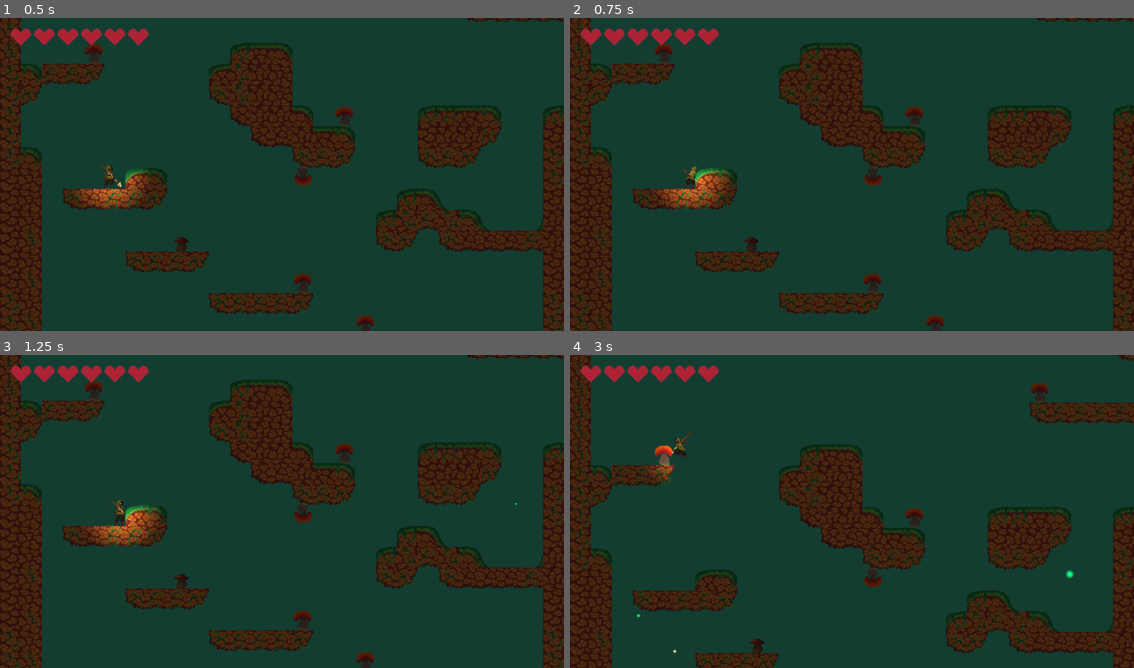
Above: before the commit, frames 1-4 (two rows, left to right).
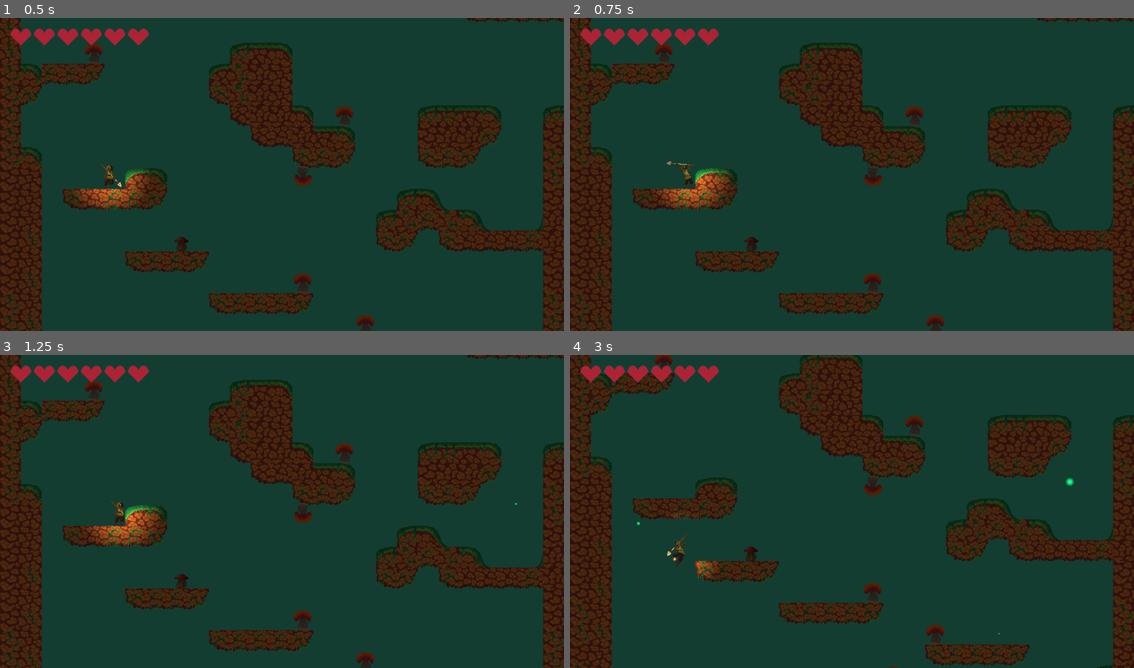
Above: after the commit, the same moments.

Repository: lemilonkh/GameOff23
Game: Godot game, scene res://scenes/main.tscn
The game is run twice, just before and just after one commit, with the same random seed, the same clock (stepped at 60 frames per second) and the same inputs.
Inputs:
- Up to frame 1 (0.5 s): no input
- Up to frame 2 (0.75 s): hold Right (move_right) from 0.53 s (still down); hold K (attack) from 0.53 s (still down)
- Up to frame 3 (1.25 s): keep holding Right (move_right); keep holding K (attack); tap Space (jump) at 0.77 s
- Up to frame 4 (3 s): release K (attack) at 1.28 s; tap Shift at 1.35, 2.85 s; tap Space (jump) at 1.52 s; release Right (move_right) at 2.03 s; hold Left (move_left) 2.03-2.78 s; hold K (attack) 2.03-2.78 s; hold Right (move_right) from 2.78 s (still down)

Frame 1 is identical in both runs. In frame 2, 0.1% of the frame differs, in the area x 17-23%, y 45-55%; in frame 3, less than 0.1%; in frame 4, 34%, in the area x 0-100%, y 0-100%.

Commit message:
Remove anticipation frames in player attacks

Diff:
--- a/scenes/player.tscn
+++ b/scenes/player.tscn
@@ -19,14 +19,6 @@
 [ext_resource type="PackedScene" uid="uid://bcwkugn6v3oy7" path="res://addons/godot_state_charts/utilities/state_chart_debugger.tscn" id="15_1q7el"]
 [ext_resource type="Script" path="res://addons/godot_state_charts/expression_guard.gd" id="18_yaync"]
 
-[sub_resource type="AtlasTexture" id="AtlasTexture_klrp4"]
-atlas = ExtResource("2_j472s")
-region = Rect2(0, 0, 150, 150)
-
-[sub_resource type="AtlasTexture" id="AtlasTexture_5cq7c"]
-atlas = ExtResource("2_j472s")
-region = Rect2(150, 0, 150, 150)
-
 [sub_resource type="AtlasTexture" id="AtlasTexture_c25gt"]
 atlas = ExtResource("2_j472s")
 region = Rect2(300, 0, 150, 150)
@@ -39,14 +31,6 @@
 atlas = ExtResource("2_j472s")
 region = Rect2(600, 0, 150, 150)
 
-[sub_resource type="AtlasTexture" id="AtlasTexture_4n77o"]
-atlas = ExtResource("4_bs8br")
-region = Rect2(0, 0, 150, 150)
-
-[sub_resource type="AtlasTexture" id="AtlasTexture_n58p8"]
-atlas = ExtResource("4_bs8br")
-region = Rect2(150, 0, 150, 150)
-
 [sub_resource type="AtlasTexture" id="AtlasTexture_fln67"]
 atlas = ExtResource("4_bs8br")
 region = Rect2(300, 0, 150, 150)
@@ -195,12 +179,6 @@
 animations = [{
 "frames": [{
 "duration": 1.0,
-"texture": SubResource("AtlasTexture_klrp4")
-}, {
-"duration": 1.0,
-"texture": SubResource("AtlasTexture_5cq7c")
-}, {
-"duration": 1.0,
 "texture": SubResource("AtlasTexture_c25gt")
 }, {
 "duration": 1.0,
@@ -214,12 +192,6 @@
 "speed": 10.0
 }, {
 "frames": [{
-"duration": 1.0,
-"texture": SubResource("AtlasTexture_4n77o")
-}, {
-"duration": 1.0,
-"texture": SubResource("AtlasTexture_n58p8")
-}, {
 "duration": 1.0,
 "texture": SubResource("AtlasTexture_fln67")
 }, {
@@ -391,7 +363,7 @@
 tracks/0/type = "value"
 tracks/0/imported = false
 tracks/0/enabled = true
-tracks/0/path = NodePath("ColorRect:visible")
+tracks/0/path = NodePath("Hurtbox:is_enabled")
 tracks/0/interp = 1
 tracks/0/loop_wrap = true
 tracks/0/keys = {
@@ -400,42 +372,18 @@
 "update": 1,
 "values": [false]
 }
-tracks/1/type = "value"
-tracks/1/imported = false
-tracks/1/enabled = true
-tracks/1/path = NodePath("Hurtbox:is_enabled")
-tracks/1/interp = 1
-tracks/1/loop_wrap = true
-tracks/1/keys = {
-"times": PackedFloat32Array(0),
-"transitions": PackedFloat32Array(1),
-"update": 1,
-"values": [false]
-}
 
 [sub_resource type="Animation" id="Animation_0y7gx"]
 resource_name = "attack"
-length = 0.6
+length = 0.3
 tracks/0/type = "value"
 tracks/0/imported = false
 tracks/0/enabled = true
-tracks/0/path = NodePath("ColorRect:visible")
+tracks/0/path = NodePath("Hurtbox:is_enabled")
 tracks/0/interp = 1
 tracks/0/loop_wrap = true
 tracks/0/keys = {
-"times": PackedFloat32Array(0, 0.4, 0.5),
-"transitions": PackedFloat32Array(1, 1, 1),
-"update": 1,
-"values": [false, true, false]
-}
-tracks/1/type = "value"
-tracks/1/imported = false
-tracks/1/enabled = true
-tracks/1/path = NodePath("Hurtbox:is_enabled")
-tracks/1/interp = 1
-tracks/1/loop_wrap = true
-tracks/1/keys = {
-"times": PackedFloat32Array(0, 0.4, 0.5),
+"times": PackedFloat32Array(0, 0.1, 0.2),
 "transitions": PackedFloat32Array(1, 1, 1),
 "update": 1,
 "values": [false, true, false]
@@ -461,7 +409,7 @@
 
 [node name="AnimatedSprite2D" type="AnimatedSprite2D" parent="."]
 sprite_frames = SubResource("SpriteFrames_lt44i")
-animation = &"Idle"
+animation = &"Attack"
 autoplay = "Idle"
 
 [node name="Hurtbox" type="Area2D" parent="."]
@@ -499,14 +447,6 @@
 libraries = {
 "": SubResource("AnimationLibrary_yqfs6")
 }
-
-[node name="ColorRect" type="ColorRect" parent="."]
-visible = false
-offset_left = -3.0
-offset_top = -22.0
-offset_right = 4.0
-offset_bottom = -14.0
-color = Color(0.901961, 0, 0.180392, 1)
 
 [node name="CanvasLayer" type="CanvasLayer" parent="."]
 
Not shown: 1 places in scenes/player.tscn that only renumber resources
